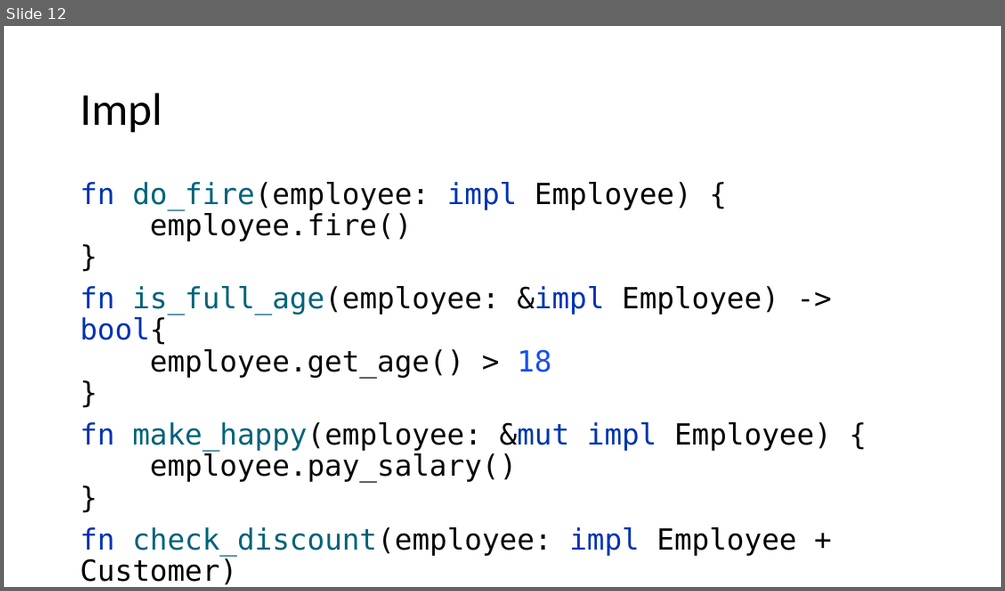
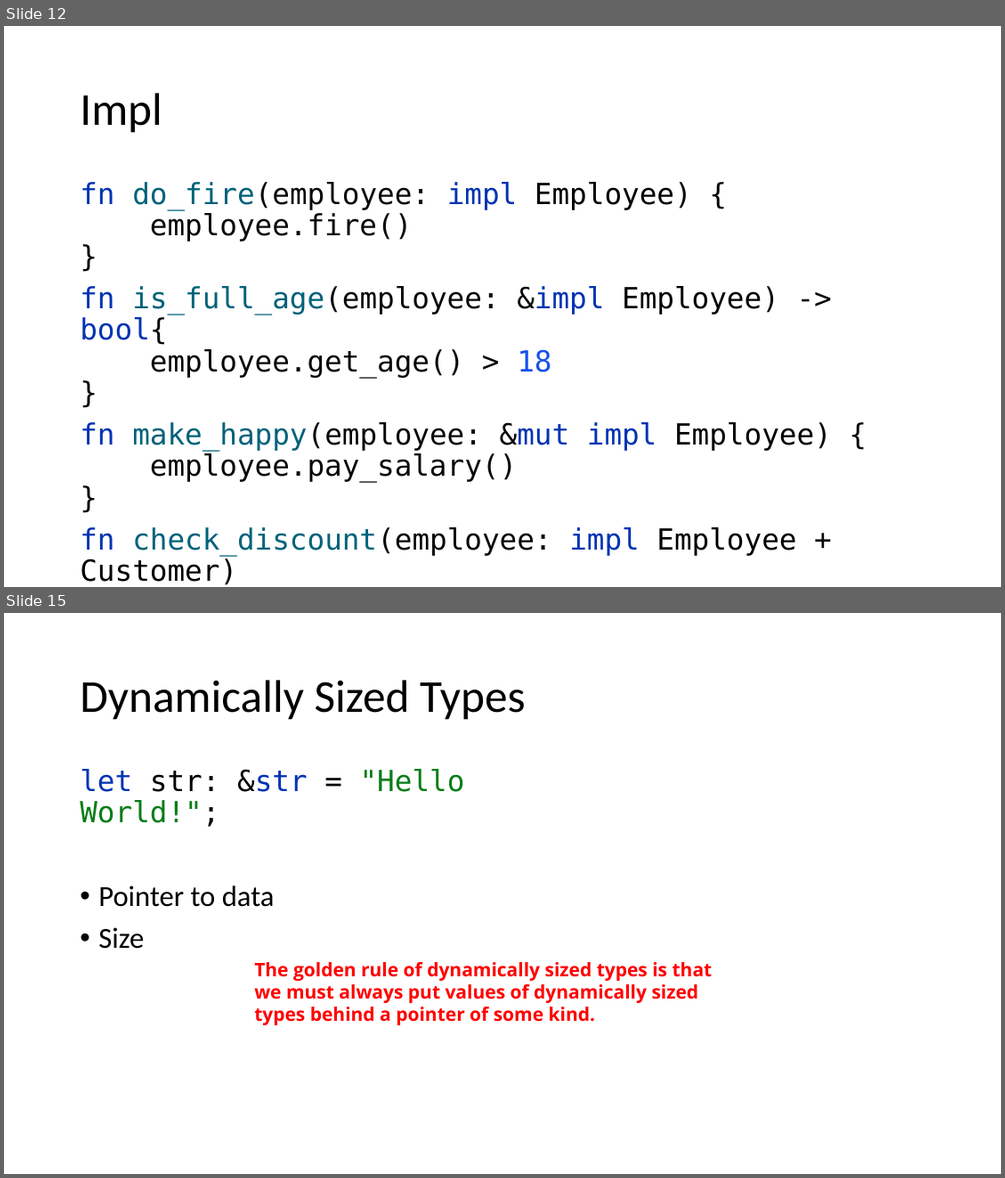
Before and after one commit to kugushev/course-rust-basics, a slide deck: src/06-OopFp/06-OopFp.pptx. Shown one above the other, each under a label of ours: slide 12 before the commit, slides 12 and 15 after it; the slides between them are not shown. The pictures are 1005x591 and 1005x1178 pixels, drawn with LibreOffice and Linux fonts; fonts in the diff are those of the drawing. Boxes give left, top, right and bottom in pixels: in the first picture for what was removed or moved away, otherwise in the second. Text is boxed around its words. In the diff, an @@ line names an element or a change of style, - is before the commit and + after.

```diff
--- a/src/06-OopFp/06-OopFp.pptx
+++ b/src/06-OopFp/06-OopFp.pptx
@@ slide 15 added at <box>4,613,1001,1174</box>, background #FFFFFF @@
@@ title added at <box>80,680,525,720</box>, 44 pt, text #000000 @@
+Dynamically Sized Types
@@ text added at <box>80,769,465,949</box>, 28 pt, text #000000 @@
+let str: &str = "Hello World!";
+• Pointer to data
+• Size
@@ text added at <box>254,962,712,1025</box>, 18 pt, text #FF0000, bold @@
+The golden rule of dynamically sized types is that we must always put values of dynamically sized types behind a pointer of some kind.
```
Also in this commit, not shown: 2 slides changed, 10 other slides added, 1 other file.
